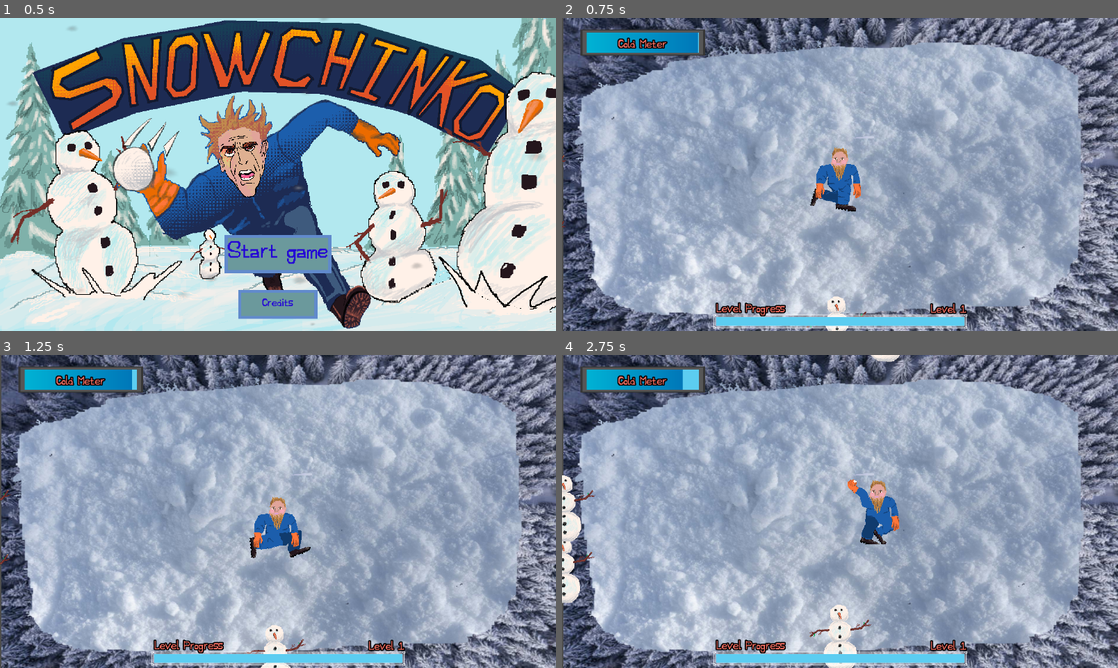
Above: before the commit, frames 1-4 (two rows, left to right).
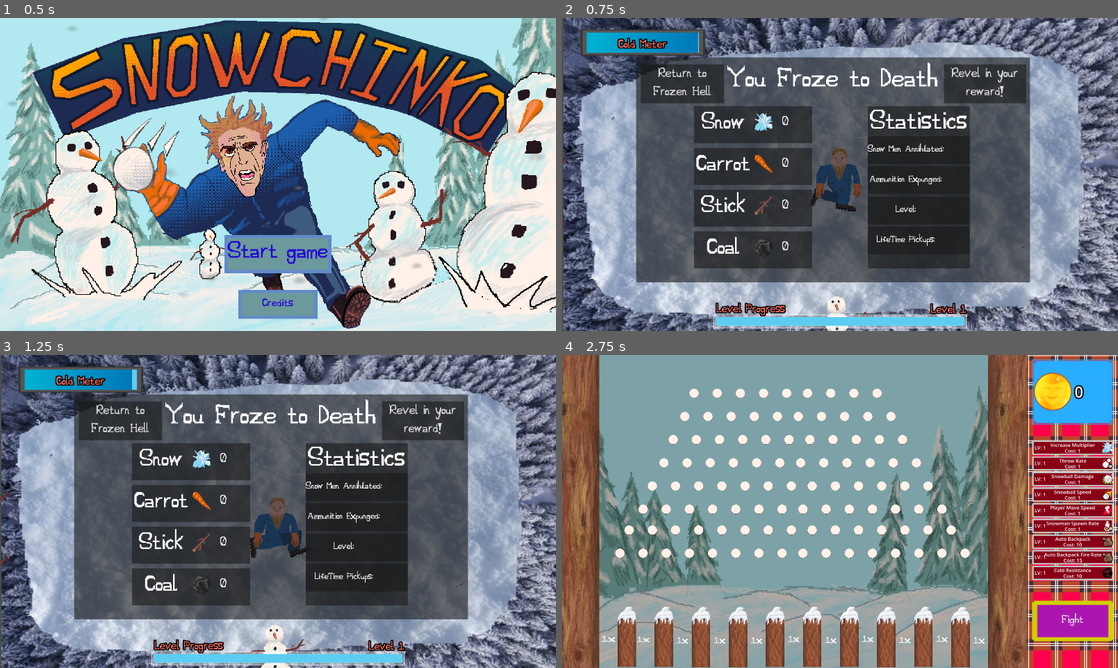
Above: after the commit, the same moments.

Repository: Parker-Vetter/snow-man-brawl
Game: Godot game, scene res://SceneManager/SceneManager.tscn
Two runs of this game, one before a commit and one after it. Both use one fixed random seed, a clock stepped at 60 frames per second and the inputs below.
Inputs (mouse positions are in pixels of both pictures, inside the frame that each line leads up to):
- Up to frame 1 (0.5 s): no input
- Up to frame 2 (0.75 s): click "Start game" at 0.5 s
- Up to frame 3 (1.25 s): no input
- Up to frame 4 (2.75 s): click (984, 420) at 1.25 s, where only the run after the commit has a clickable "Revel in your reward!"; move the mouse to (962, 495) at 2.02 s; hold Space (Shoot) from 2.03 s (still down); click (962, 495) at 2.17 s

Frame 1 is identical in both runs. In frame 2, 51% of the frame differs, in the area x 13-85%, y 12-85%; in frame 3, 51%; in frame 4, 88%, in the area x 0-100%, y 0-100%.
Error after the commit: Invalid call. Nonexistent function 'get_collected_object_count' in base 'Nil'. (res://MainGame/UI/death.gd:27)

Commit message:
Changed the "go to Pachinko" text

Diff:
--- a/MainGame/Scenes/mainGame.tscn
+++ b/MainGame/Scenes/mainGame.tscn
@@ -361,7 +361,6 @@
 
 [node name="Death" type="Panel" parent="CanvasLayer/MainUI" unique_id=1543823432]
 process_mode = 3
-visible = false
 layout_mode = 1
 anchors_preset = -1
 anchor_left = 0.13700001
@@ -787,8 +786,8 @@
 offset_bottom = -46.304016
 theme_override_fonts/font = ExtResource("8_sut4l")
 theme_override_font_sizes/font_size = 57
-text = "Return to
-Plinko"
+text = "Revel in your
+reward!"
 
 [node name="Retry" type="Button" parent="CanvasLayer/MainUI/Death" unique_id=1358107517]
 layout_mode = 1
Not shown: 2 places in MainGame/Scenes/mainGame.tscn that only renumber resources
